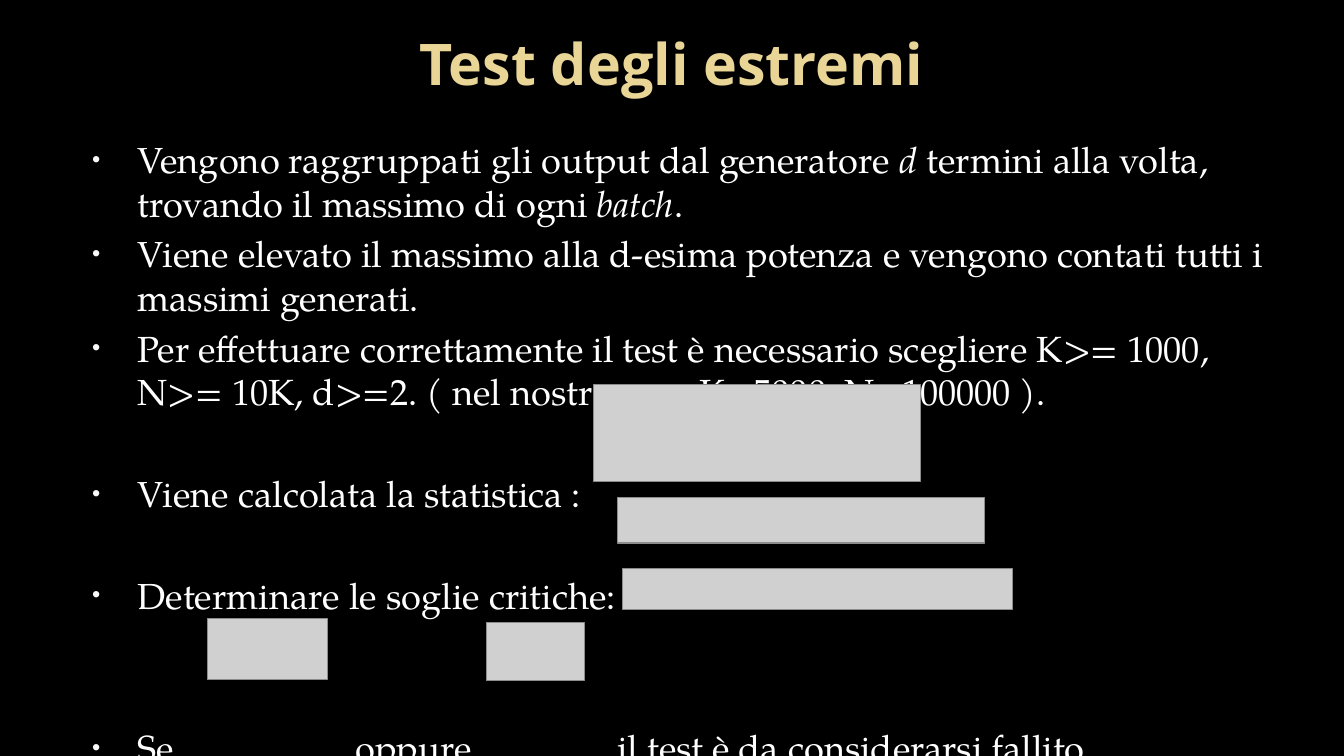
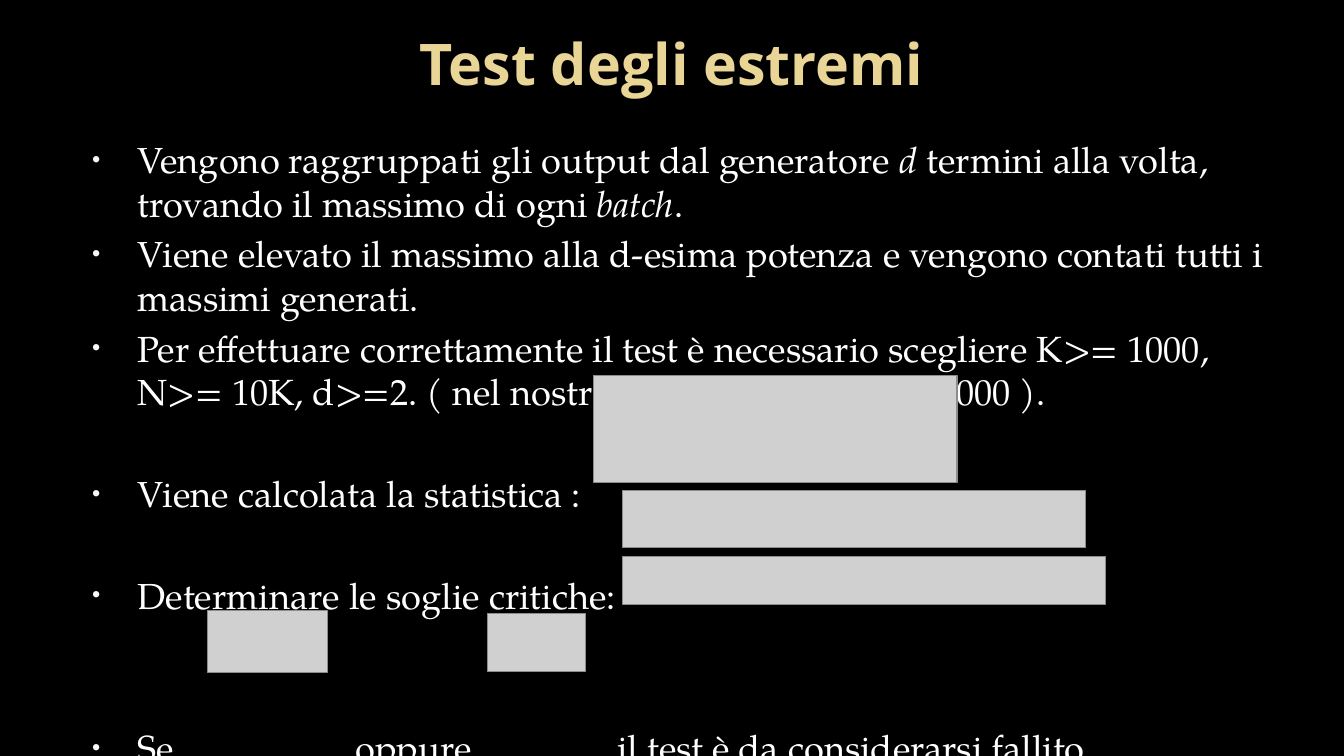
Before and after one commit to alexiey91/Progetto-MPSR, a slide deck: slide 3 of Presentazione/Presentazione - FINALE.pptx. Drawn at 1344x756 pixels with LibreOffice and Linux fonts; fonts in the diff are those of the drawing; grey boxes stand for pictures; background and template pictures are left out. Boxes give left, top, right and bottom in pixels: in the first picture for what was removed or moved away, otherwise in the second. Text is boxed around its words. In the diff, an @@ line names an element or a change of style, - is before the commit and + after.

```diff
--- a/Presentazione/Presentazione - FINALE.pptx
+++ b/Presentazione/Presentazione - FINALE.pptx
@@ picture: place and size @@
-picture at bbox=[594, 385, 921, 482]
+picture at bbox=[594, 376, 957, 483]
@@ picture: place and size @@
-picture at bbox=[618, 498, 985, 543]
+picture at bbox=[622, 490, 1086, 547]
@@ picture: place and size @@
-picture at bbox=[623, 569, 1012, 609]
+picture at bbox=[623, 557, 1106, 605]
@@ picture: place and size @@
-picture at bbox=[208, 618, 328, 680]
+picture at bbox=[208, 611, 328, 673]
@@ picture: place and size @@
-picture at bbox=[486, 623, 585, 681]
+picture at bbox=[488, 614, 587, 671]
```
Also in this commit, not shown: 8 other slides changed.
